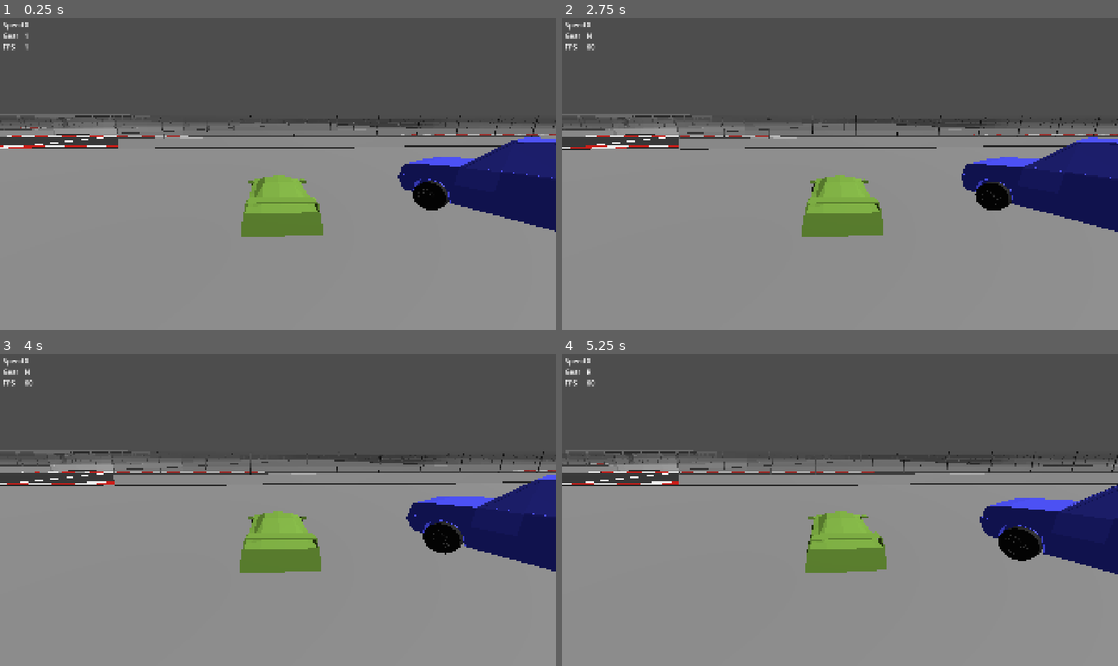
Above: before the commit, frames 1-4 (two rows, left to right).
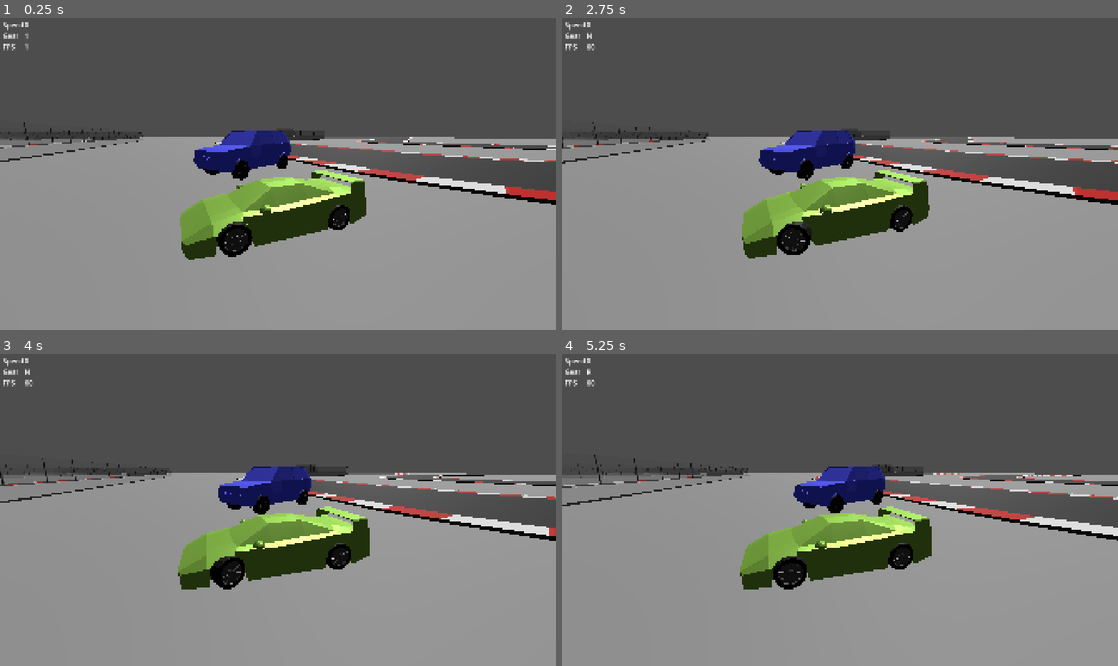
Above: after the commit, the same moments.

Repository: joelhari/my-racing-game
Game: Godot game, scene res://game.tscn
Two runs of this game, one before a commit and one after it. Both use one fixed random seed, a clock stepped at 60 frames per second and the inputs below.
Inputs:
- Up to frame 1 (0.25 s): no input
- Up to frame 2 (2.75 s): hold D (right) 0.53-1.28 s; tap Left (look_left) at 0.6, 1.55 s; tap Right (look_right) at 0.8, 1.35, 2.3 s; hold F (shift_down) 1.28-2.03 s; hold D (right) from 2.03 s (still down); hold S (break) from 2.03 s (still down)
- Up to frame 3 (4 s): release D (right) at 2.78 s; release S (break) at 2.78 s; hold W (accelerate) 2.78-3.53 s; tap Left (look_left) at 2.85 s; hold A (left) from 3.53 s (still down); tap Right (look_right) at 3.6 s
- Up to frame 4 (5.25 s): tap Left (look_left) at 4.35 s; release A (left) at 5.03 s; hold F (shift_down) from 5.03 s (still down); tap Right (look_right) at 5.1 s

The runs differ from the first frame. In frame 1, 20% of the frame differs, in the area x 0-100%, y 30-78%; in frame 2, 20%; in frame 3, 20%; in frame 4, 20%.

Commit message:
impl. camera controls

Diff:
--- a/camera_controls.gd
+++ b/camera_controls.gd
@@ -1,15 +1,38 @@
-extends Camera3D
+extends Node3D
 
 
 @export var look_at_node: Node3D
+@export var distance: float = 3.0
 
-var speed: float = 10.0
-var acceleration: float = 10.0
-var distance: float = 4.0
+@onready var camera: Camera3D = $Camera3D
 
 
 func _physics_process(_delta: float) -> void:
+    _update_camera()
+
+
+func _update_camera() -> void:
     look_at(look_at_node.global_position, Vector3.UP)
     var move: Vector3 = look_at_node.global_position - global_position
     var dist: Vector3 = move.normalized() * distance
     position += Vector3(move.x - dist.x, 0, move.z - dist.z)
+
+    var look_input: Vector3 = Vector3(
+        Input.get_axis("look_left", "look_right"),
+        0.0,
+        Input.get_axis("look_forward", "look_back")
+    )
+    if is_zero_approx(look_input.x) and is_zero_approx(look_input.z):
+        camera.position = Vector3.ZERO
+        camera.rotation = Vector3.ZERO
+    else:
+        var rotate_angle: float = Vector3.FORWARD.signed_angle_to(
+            look_input, Vector3.UP)
+        var dir: Vector3 = Vector3(
+            look_at_node.global_position.x - global_position.x,
+            0.0,
+            look_at_node.global_position.z - global_position.z
+        ).rotated(Vector3.UP, rotate_angle)
+        camera.global_position.x = look_at_node.global_position.x - dir.x
+        camera.global_position.z = look_at_node.global_position.z - dir.z
+        camera.look_at(look_at_node.global_position, Vector3.UP)
--- a/game.tscn
+++ b/game.tscn
@@ -16,11 +16,6 @@
 
 [node name="DirectionalLight3D" type="DirectionalLight3D" parent="." unique_id=1650940499]
 transform = Transform3D(0.69909847, -0.60673296, 0.37833378, 0, 0.5291194, 0.8485474, -0.7150254, -0.5932182, 0.3699065, 0, 7.498417, 0)
-
-[node name="Camera3D" type="Camera3D" parent="." unique_id=625482712 node_paths=PackedStringArray("look_at_node")]
-transform = Transform3D(1, 0, 0, 0, 0.90630776, 0.42261827, 0, -0.42261827, 0.90630776, 53.044357, 1.9690456, 29.571598)
-script = ExtResource("3_feb5d")
-look_at_node = NodePath("../Car3/CameraLookAt")
 
 [node name="Car" parent="." unique_id=305355653 instance=ExtResource("2_feb5d")]
 process_mode = 4
@@ -43,6 +38,13 @@
 [node name="CameraLookAt" type="Node3D" parent="Car3" unique_id=1862109960]
 transform = Transform3D(1, 0, 0, 0, 1, 0, 0, 0, 1, 0, 0.8, 0)
 
+[node name="CameraFollow" type="Node3D" parent="." unique_id=217824483 node_paths=PackedStringArray("look_at_node")]
+transform = Transform3D(1, 0, 0, 0, 1, 0, 0, 0, 1, 0, 1.5, 0)
+script = ExtResource("3_feb5d")
+look_at_node = NodePath("../Car3/CameraLookAt")
+
+[node name="Camera3D" type="Camera3D" parent="CameraFollow" unique_id=625482712]
+
 [connection signal="current_car_gear" from="Car" to="DrivingUI" method="_on_car_current_car_gear"]
 [connection signal="current_car_speed" from="Car" to="DrivingUI" method="_on_car_current_car_speed"]
 [connection signal="current_car_gear" from="Car3" to="DrivingUI" method="_on_car_current_car_gear"]
